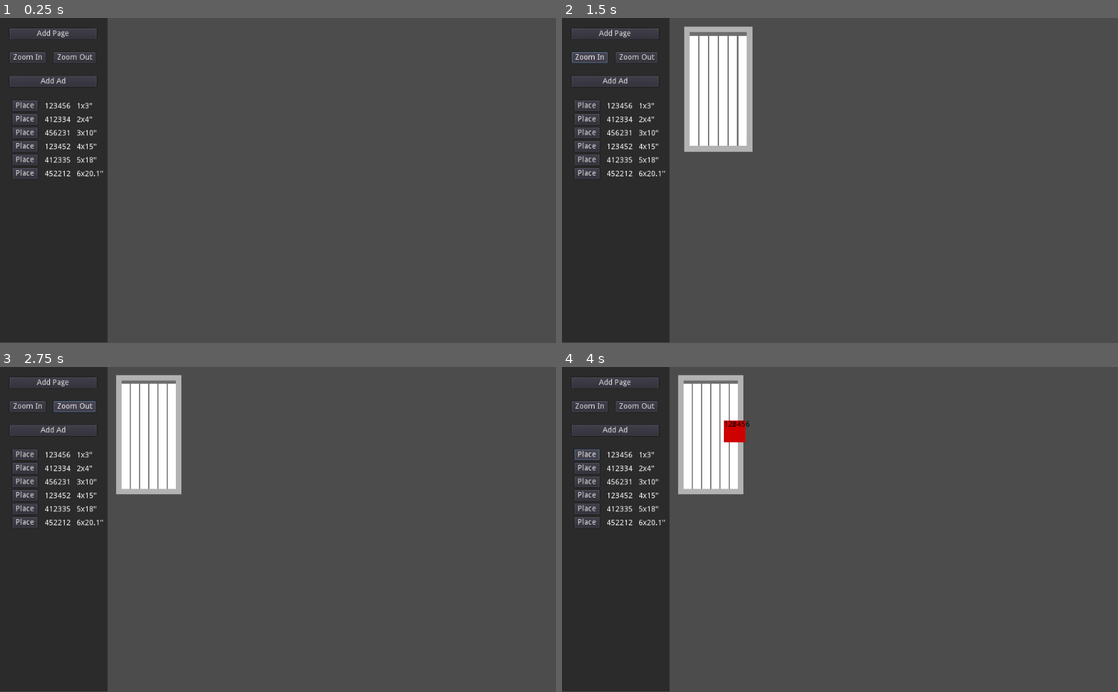
Above: before the commit, frames 1-4 (two rows, left to right).
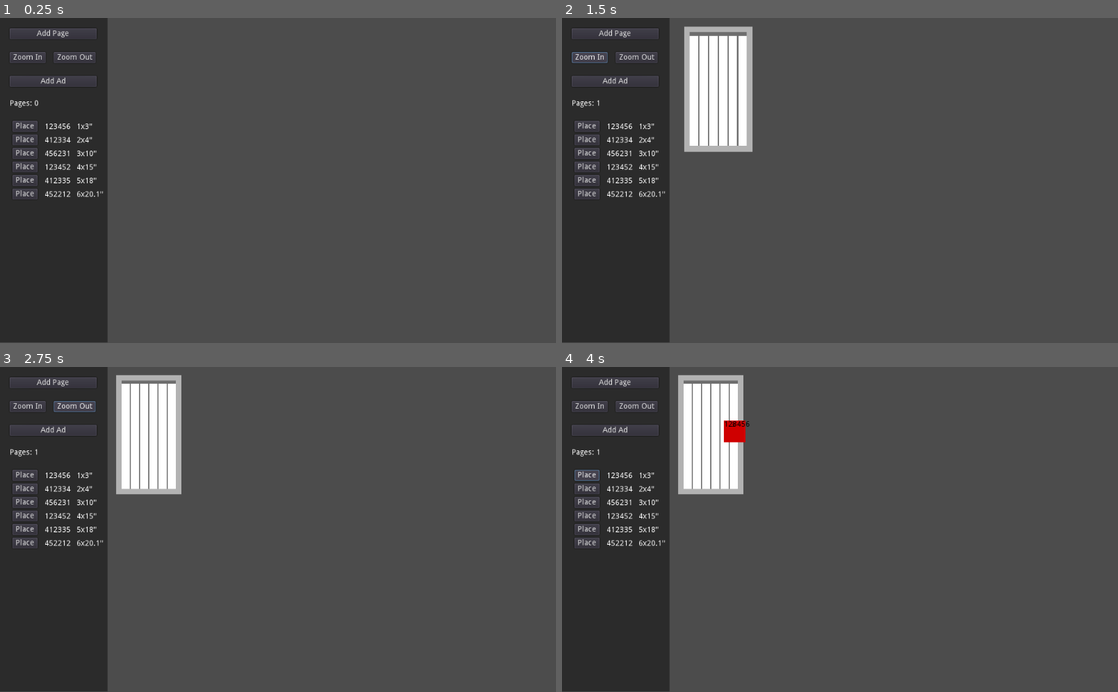
Above: after the commit, the same moments.

Repository: majormunky/GodotPageLayout
Game: Godot game, scene res://App.tscn
Same seed, same stepped clock (60 frames per second), same inputs: the game is played once before the commit and once after it.
Inputs:
- Up to frame 1 (0.25 s): no input
- Up to frame 2 (1.5 s): click "Add Page" at 0.5 s; click "Zoom In" at 1.25 s
- Up to frame 3 (2.75 s): click "Zoom Out" at 2 s
- Up to frame 4 (4 s): click "Add Ad" at 2.75 s; click "Place" at 3.5 s

The runs differ from the first frame. In frame 1, 1.6% of the frame differs, in the area x 1-19%, y 25-56%; in frame 2, 1.6%; in frame 3, 1.6%; in frame 4, 1.7%.

Commit message:
Added a label to show how many pages have been added

Diff:
--- a/App.gd
+++ b/App.gd
@@ -6,6 +6,7 @@
 onready var ad_container = $PageLayoutArea/AdContainer
 onready var page_layout_area = $PageLayoutArea
 onready var ad_row_container = $Sidebar/VBoxContainer/MarginContainer4/AdRowContainer
+onready var page_count_label = $Sidebar/VBoxContainer/MarginContainer5/VBoxContainer/PageCountLabel
 
 var Page = preload("res://Page.tscn")
 var AdRect = preload("res://AdRect.tscn")
@@ -116,6 +117,12 @@
 
 	page_container.add_child(p)
 
+	update_page_count_label()
+
+
+func update_page_count_label():
+	page_count_label.text = "Pages: " + String(page_container.get_child_count())
+
 
 func _on_ZoomInButton_pressed():
 	Utils.zoom_in()
--- a/App.tscn
+++ b/App.tscn
@@ -87,10 +87,28 @@
 margin_bottom = 20.0
 text = "Add Ad"
 
-[node name="MarginContainer4" type="MarginContainer" parent="Sidebar/VBoxContainer"]
+[node name="MarginContainer5" type="MarginContainer" parent="Sidebar/VBoxContainer"]
 margin_top = 152.0
 margin_right = 200.0
-margin_bottom = 152.0
+margin_bottom = 186.0
+custom_constants/margin_right = 20
+custom_constants/margin_left = 20
+custom_constants/margin_bottom = 20
+
+[node name="VBoxContainer" type="VBoxContainer" parent="Sidebar/VBoxContainer/MarginContainer5"]
+margin_left = 20.0
+margin_right = 180.0
+margin_bottom = 14.0
+
+[node name="PageCountLabel" type="Label" parent="Sidebar/VBoxContainer/MarginContainer5/VBoxContainer"]
+margin_right = 160.0
+margin_bottom = 14.0
+text = "Pages: 0"
+
+[node name="MarginContainer4" type="MarginContainer" parent="Sidebar/VBoxContainer"]
+margin_top = 190.0
+margin_right = 200.0
+margin_bottom = 190.0
 custom_constants/margin_left = 20
 
 [node name="AdRowContainer" type="VBoxContainer" parent="Sidebar/VBoxContainer/MarginContainer4"]
